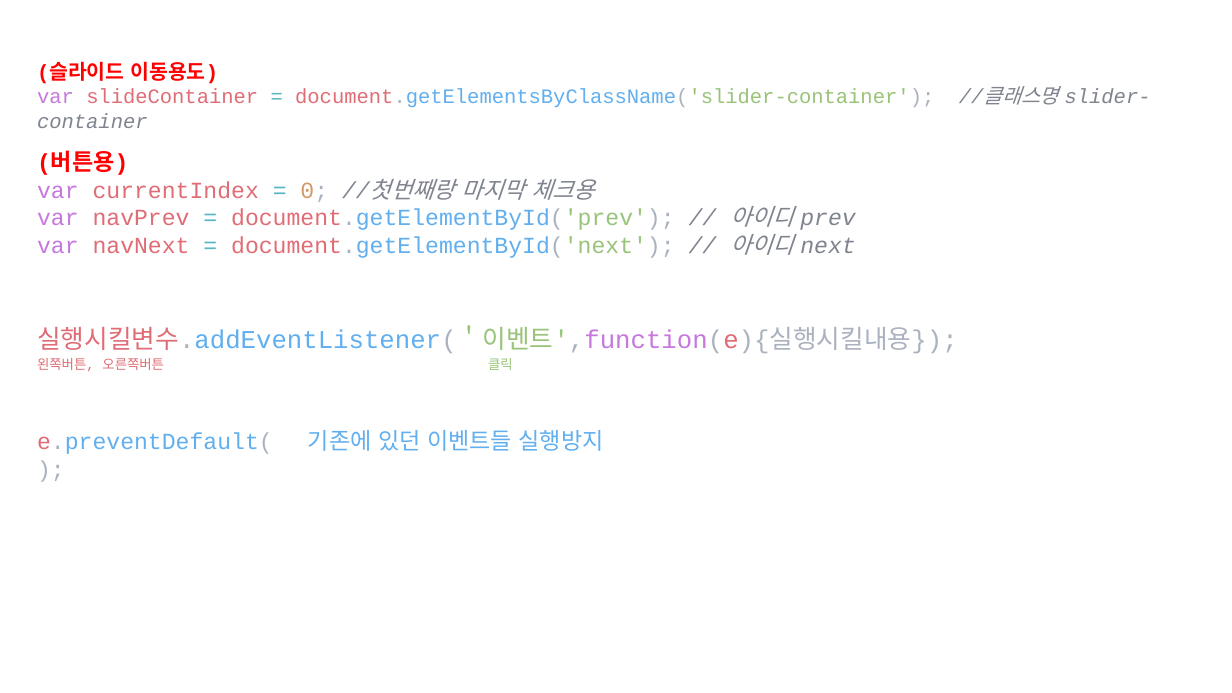
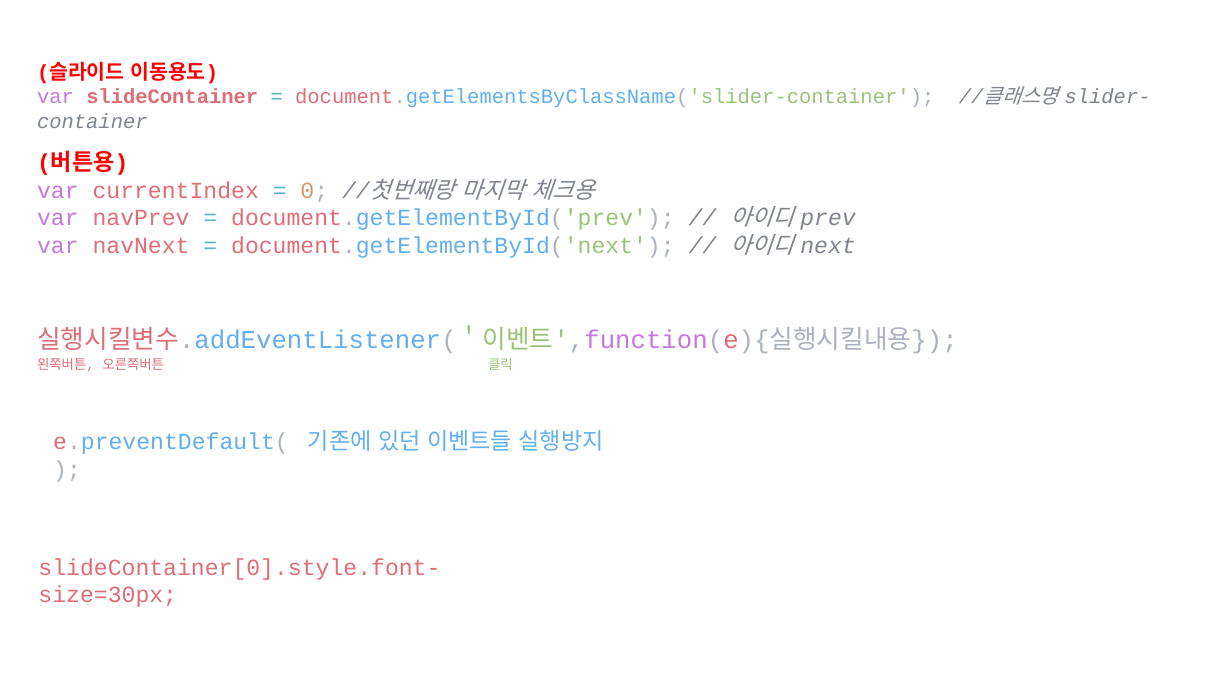
Before and after one commit to lsh58/Javascript, a slide deck: slide 3 of study/ex03_제작/추가내용.pptx. Drawn at 1232x693 pixels with LibreOffice and Linux fonts; fonts in the diff are those of the drawing. Boxes give left, top, right and bottom in pixels: in the first picture for what was removed or moved away, otherwise in the second. Text is boxed around its words. In the diff, an @@ line names an element or a change of style, - is before the commit and + after.

```diff
--- a/study/ex03_제작/추가내용.pptx
+++ b/study/ex03_제작/추가내용.pptx
@@ text at <box>37,86,1151,107</box>: bold on in "slideContainer" @@
@@ text "e.preventDefault();": place and size @@
-text "e.preventDefault();" at <box>37,433,273,454</box>
+text "e.preventDefault();" at <box>53,433,289,454</box>
@@ text added at <box>38,558,440,607</box>, 18 pt, text #E06C75 @@
+slideContainer[0].style.font-size=30px;
```
Also in this commit, not shown: 4 other slides changed, 1 slide added, 1 slide removed, 2 other files.
